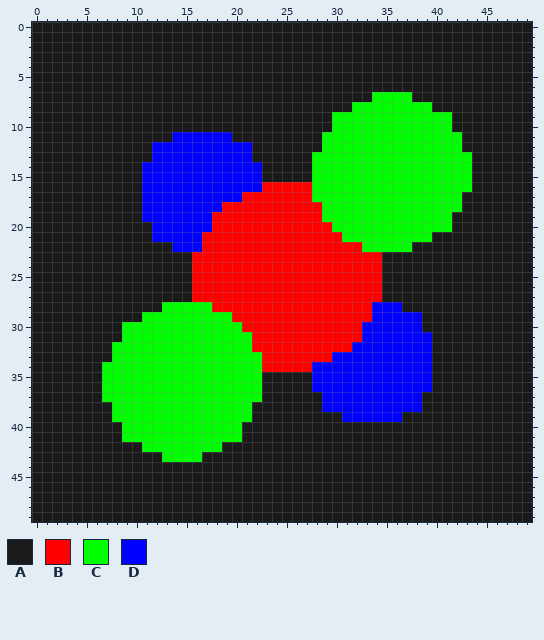
Two states of a pixel-art sprite, assignment5-dist/debug.png. The first picture shows the starting point.
The file is 50x50 pixels. Colours within 5 levels of each other are drawn and written as one.
Palette (. is transparent): A #1a1a1a  B #ff0000  C #00ff00  D #0000ff
After the commit:
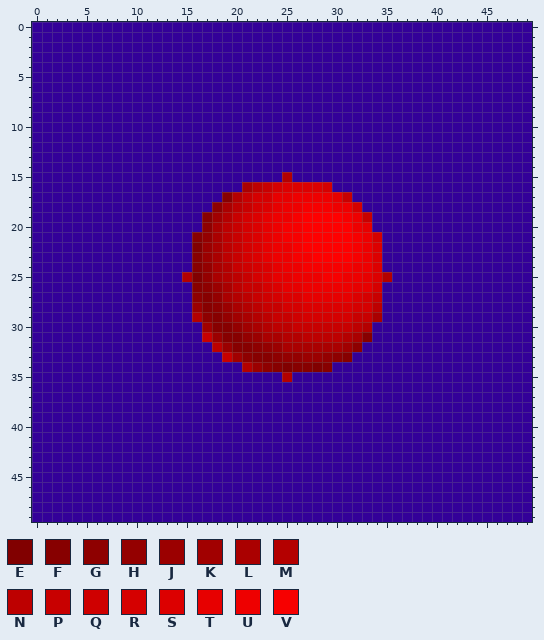
Colours new in this view: E #810000  F #870000  G #8e0000  H #940000  J #9b0000  K #a10000  L #aa0000  M #b40000  N #bd0000  P #c80000  Q #cf0000  R #d50000  S #dc0000  T #e70000  U #ee0000  V #f70000
Diff:
@@ palette @@
-A #1a1a1a
+A #330099
@@ x 0..49 @@
  6 AAAAAAAAAAAAAAAAAAAAAAAAAAAAAAAAAAAAAAAAAAAAAAAAAA
- 7 AAAAAAAAAAAAAAAAAAAAAAAAAAAAAAAAAACCCCAAAAAAAAAAAA
- 8 AAAAAAAAAAAAAAAAAAAAAAAAAAAAAAAACCCCCCCCAAAAAAAAAA
- 9 AAAAAAAAAAAAAAAAAAAAAAAAAAAAAACCCCCCCCCCCCAAAAAAAA
-10 AAAAAAAAAAAAAAAAAAAAAAAAAAAAAACCCCCCCCCCCCAAAAAAAA
-11 AAAAAAAAAAAAAADDDDDDAAAAAAAAACCCCCCCCCCCCCCAAAAAAA
-12 AAAAAAAAAAAADDDDDDDDDDAAAAAAACCCCCCCCCCCCCCAAAAAAA
-13 AAAAAAAAAAAADDDDDDDDDDAAAAAACCCCCCCCCCCCCCCCAAAAAA
-14 AAAAAAAAAAADDDDDDDDDDDDAAAAACCCCCCCCCCCCCCCCAAAAAA
-15 AAAAAAAAAAADDDDDDDDDDDDAAAAACCCCCCCCCCCCCCCCAAAAAA
-16 AAAAAAAAAAADDDDDDDDDDDDBBBBBCCCCCCCCCCCCCCCCAAAAAA
-17 AAAAAAAAAAADDDDDDDDDDBBBBBBBCCCCCCCCCCCCCCCAAAAAAA
-18 AAAAAAAAAAADDDDDDDDBBBBBBBBBBCCCCCCCCCCCCCCAAAAAAA
-19 AAAAAAAAAAADDDDDDDBBBBBBBBBBBCCCCCCCCCCCCCAAAAAAAA
-20 AAAAAAAAAAAADDDDDDBBBBBBBBBBBBCCCCCCCCCCCCAAAAAAAA
-21 AAAAAAAAAAAADDDDDBBBBBBBBBBBBBBCCCCCCCCCAAAAAAAAAA
-22 AAAAAAAAAAAAAADDDBBBBBBBBBBBBBBBBCCCCCAAAAAAAAAAAA
-23 AAAAAAAAAAAAAAAABBBBBBBBBBBBBBBBBBBAAAAAAAAAAAAAAA
-24 AAAAAAAAAAAAAAAABBBBBBBBBBBBBBBBBBBAAAAAAAAAAAAAAA
-25 AAAAAAAAAAAAAAAABBBBBBBBBBBBBBBBBBBAAAAAAAAAAAAAAA
-26 AAAAAAAAAAAAAAAABBBBBBBBBBBBBBBBBBBAAAAAAAAAAAAAAA
-27 AAAAAAAAAAAAAAAABBBBBBBBBBBBBBBBBBBAAAAAAAAAAAAAAA
-28 AAAAAAAAAAAAACCCCCBBBBBBBBBBBBBBBBDDDAAAAAAAAAAAAA
-29 AAAAAAAAAAACCCCCCCCCBBBBBBBBBBBBBBDDDDDAAAAAAAAAAA
-30 AAAAAAAAACCCCCCCCCCCCBBBBBBBBBBBBDDDDDDAAAAAAAAAAA
-31 AAAAAAAAACCCCCCCCCCCCCBBBBBBBBBBBDDDDDDDAAAAAAAAAA
-32 AAAAAAAACCCCCCCCCCCCCCBBBBBBBBBBDDDDDDDDAAAAAAAAAA
-33 AAAAAAAACCCCCCCCCCCCCCCBBBBBBBDDDDDDDDDDAAAAAAAAAA
-34 AAAAAAACCCCCCCCCCCCCCCCBBBBBDDDDDDDDDDDDAAAAAAAAAA
-35 AAAAAAACCCCCCCCCCCCCCCCAAAAADDDDDDDDDDDDAAAAAAAAAA
-36 AAAAAAACCCCCCCCCCCCCCCCAAAAADDDDDDDDDDDDAAAAAAAAAA
-37 AAAAAAACCCCCCCCCCCCCCCCAAAAAADDDDDDDDDDAAAAAAAAAAA
-38 AAAAAAAACCCCCCCCCCCCCCAAAAAAADDDDDDDDDDAAAAAAAAAAA
-39 AAAAAAAACCCCCCCCCCCCCCAAAAAAAAADDDDDDAAAAAAAAAAAAA
-40 AAAAAAAAACCCCCCCCCCCCAAAAAAAAAAAAAAAAAAAAAAAAAAAAA
-41 AAAAAAAAACCCCCCCCCCCCAAAAAAAAAAAAAAAAAAAAAAAAAAAAA
-42 AAAAAAAAAAACCCCCCCCAAAAAAAAAAAAAAAAAAAAAAAAAAAAAAA
-43 AAAAAAAAAAAAACCCCAAAAAAAAAAAAAAAAAAAAAAAAAAAAAAAAA
+ 7 AAAAAAAAAAAAAAAAAAAAAAAAAAAAAAAAAAAAAAAAAAAAAAAAAA
+ 8 AAAAAAAAAAAAAAAAAAAAAAAAAAAAAAAAAAAAAAAAAAAAAAAAAA
+ 9 AAAAAAAAAAAAAAAAAAAAAAAAAAAAAAAAAAAAAAAAAAAAAAAAAA
+10 AAAAAAAAAAAAAAAAAAAAAAAAAAAAAAAAAAAAAAAAAAAAAAAAAA
+11 AAAAAAAAAAAAAAAAAAAAAAAAAAAAAAAAAAAAAAAAAAAAAAAAAA
+12 AAAAAAAAAAAAAAAAAAAAAAAAAAAAAAAAAAAAAAAAAAAAAAAAAA
+13 AAAAAAAAAAAAAAAAAAAAAAAAAAAAAAAAAAAAAAAAAAAAAAAAAA
+14 AAAAAAAAAAAAAAAAAAAAAAAAAAAAAAAAAAAAAAAAAAAAAAAAAA
+15 AAAAAAAAAAAAAAAAAAAAAAAAAMAAAAAAAAAAAAAAAAAAAAAAAA
+16 AAAAAAAAAAAAAAAAAAAAALNPRSSSSRAAAAAAAAAAAAAAAAAAAA
+17 AAAAAAAAAAAAAAAAAAAFMPRRTTUUUUTPAAAAAAAAAAAAAAAAAA
+18 AAAAAAAAAAAAAAAAAAGLNPRSTUUVVVUURAAAAAAAAAAAAAAAAA
+19 AAAAAAAAAAAAAAAAAFKMPRSTUUVBBBBVUPAAAAAAAAAAAAAAAA
+20 AAAAAAAAAAAAAAAAAGLNPRSTUVVBBBBBUTAAAAAAAAAAAAAAAA
+21 AAAAAAAAAAAAAAAAFHLNPRSTUVVBBBBBVURAAAAAAAAAAAAAAA
+22 AAAAAAAAAAAAAAAAEJLNPRSTUUVBBBBBVUSAAAAAAAAAAAAAAA
+23 AAAAAAAAAAAAAAAAFJLNPRSTUUVVBBBBVUSAAAAAAAAAAAAAAA
+24 AAAAAAAAAAAAAAAAFHLMPQRSTUUVVVVVUUSAAAAAAAAAAAAAAA
+25 AAAAAAAAAAAAAAAMEHLMNPRSTTUUUVVUUTSMAAAAAAAAAAAAAA
+26 AAAAAAAAAAAAAAAAFGJLNPPRSTTUUUUUTTRAAAAAAAAAAAAAAA
+27 AAAAAAAAAAAAAAAAGFHLMNPQRSSTTTTTSRPAAAAAAAAAAAAAAA
+28 AAAAAAAAAAAAAAAAJFGJLMNPPRRSSSSSRRNAAAAAAAAAAAAAAA
+29 AAAAAAAAAAAAAAAAMGFHKLMNPPQRRRRRPPLAAAAAAAAAAAAAAA
+30 AAAAAAAAAAAAAAAAAKFFHKLMNNPPPPPPNMAAAAAAAAAAAAAAAA
+31 AAAAAAAAAAAAAAAAAPJFFHJLLMMNNNNMLFAAAAAAAAAAAAAAAA
+32 AAAAAAAAAAAAAAAAAANJFFGHJLLLLLLKGAAAAAAAAAAAAAAAAA
+33 AAAAAAAAAAAAAAAAAAAPKGFFGHHJJHGFAAAAAAAAAAAAAAAAAA
+34 AAAAAAAAAAAAAAAAAAAAAMJGFEFFEFAAAAAAAAAAAAAAAAAAAA
+35 AAAAAAAAAAAAAAAAAAAAAAAAAMAAAAAAAAAAAAAAAAAAAAAAAA
+36 AAAAAAAAAAAAAAAAAAAAAAAAAAAAAAAAAAAAAAAAAAAAAAAAAA
+37 AAAAAAAAAAAAAAAAAAAAAAAAAAAAAAAAAAAAAAAAAAAAAAAAAA
+38 AAAAAAAAAAAAAAAAAAAAAAAAAAAAAAAAAAAAAAAAAAAAAAAAAA
+39 AAAAAAAAAAAAAAAAAAAAAAAAAAAAAAAAAAAAAAAAAAAAAAAAAA
+40 AAAAAAAAAAAAAAAAAAAAAAAAAAAAAAAAAAAAAAAAAAAAAAAAAA
+41 AAAAAAAAAAAAAAAAAAAAAAAAAAAAAAAAAAAAAAAAAAAAAAAAAA
+42 AAAAAAAAAAAAAAAAAAAAAAAAAAAAAAAAAAAAAAAAAAAAAAAAAA
+43 AAAAAAAAAAAAAAAAAAAAAAAAAAAAAAAAAAAAAAAAAAAAAAAAAA
 44 AAAAAAAAAAAAAAAAAAAAAAAAAAAAAAAAAAAAAAAAAAAAAAAAAA
Changed places in both pictures, as pixel boxes (x1, y1, x2, y2):
changed: (32, 22, 532, 522)
